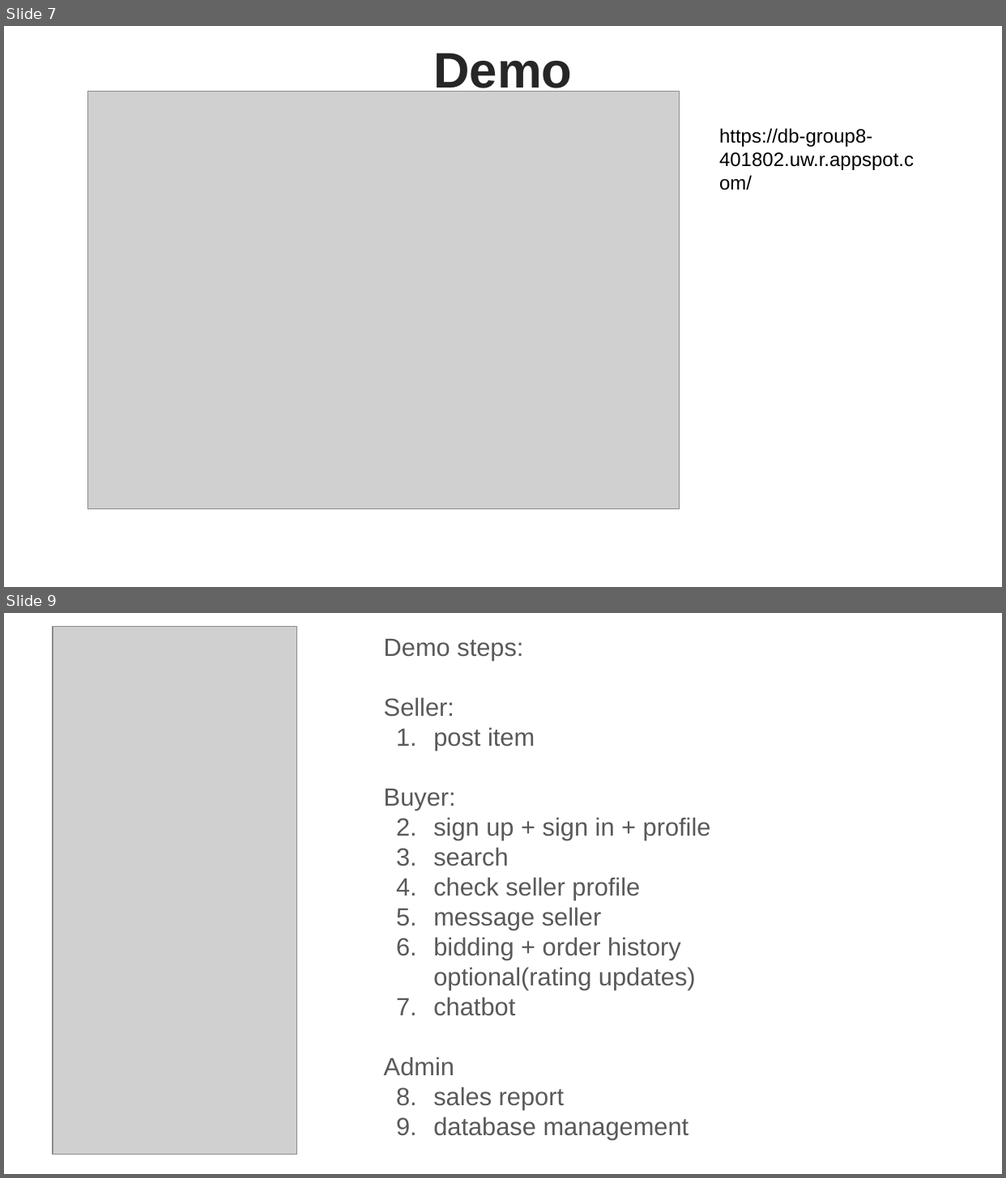
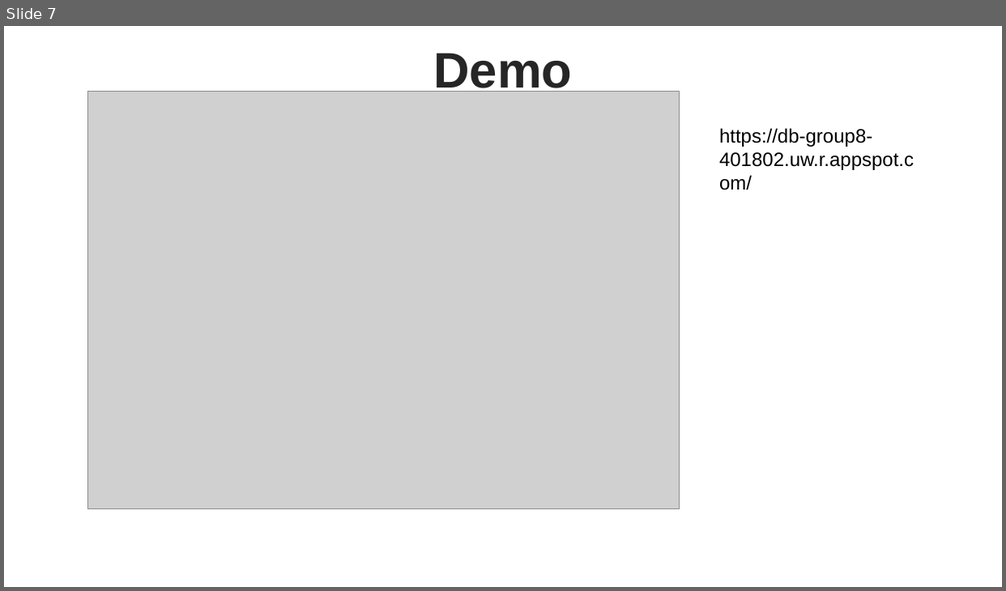
Before and after one commit to DailyGrow/phone-bidding, a slide deck: res/Group8_Final_Demo.pptx. Shown one above the other, each under a label of ours: slides 7 and 9 before the commit, slide 7 after it; the slides between them are not shown. The pictures are 1006x1178 and 1006x591 pixels, drawn with LibreOffice and Linux fonts; fonts in the diff are those of the drawing; grey boxes stand for pictures. Boxes give left, top, right and bottom in pixels: in the first picture for what was removed or moved away, otherwise in the second. Text is boxed around its words. In the diff, an @@ line names an element or a change of style, - is before the commit and + after.

```diff
--- a/res/Group8_Final_Demo.pptx
+++ b/res/Group8_Final_Demo.pptx
@@ slide 9 removed at (4, 613, 1002, 1174), background #FFFFFF @@
@@ picture removed at (53, 626, 296, 1154) @@
@@ text removed at (384, 639, 711, 1139) @@
-Demo steps:
-Seller:
-1. post item
-Buyer:
-1. sign up + sign in + profile
-2. search
-3. check seller profile
-4. message seller
-5. bidding + order history
-optional(rating updates)
-1. chatbot
-Admin
-1. sales report
-2. database management
```
Also in this commit, not shown: 1 slide changed, 2 other slides removed.
